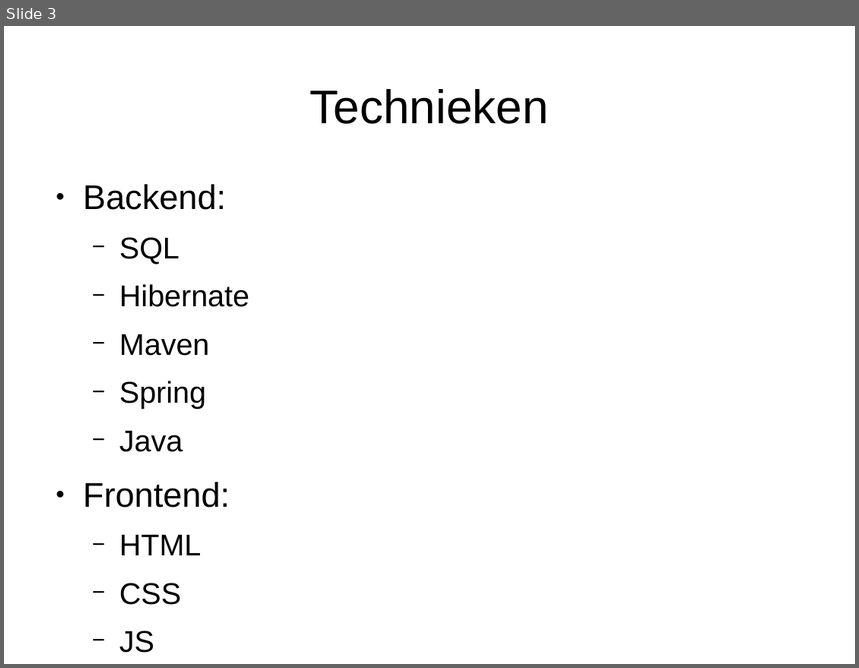
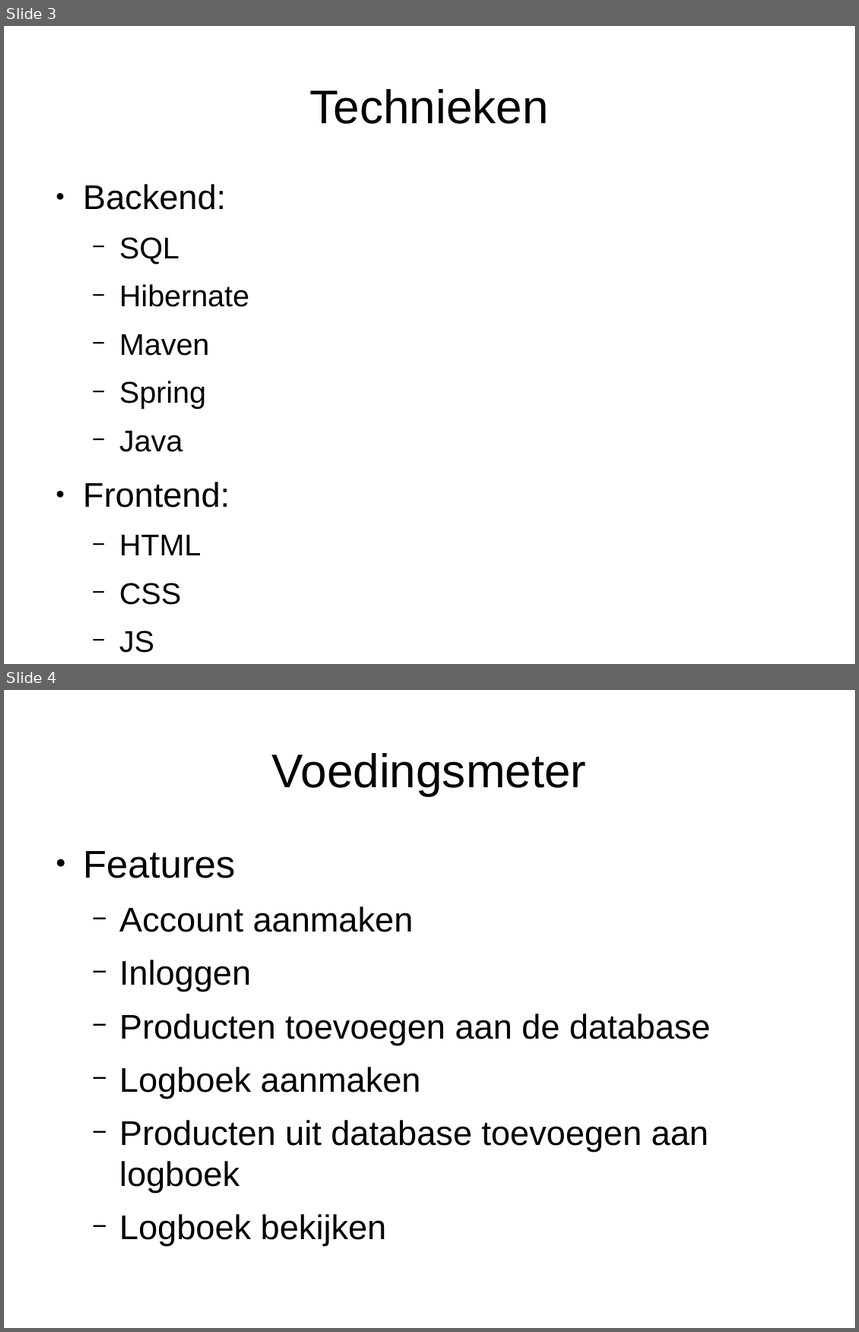
Before and after one commit to karenberntsen/Voedingsmeter2.0, a slide deck: src/main/resources/static/Presentatie.ods.odp. Shown one above the other, each under a label of ours: slide 3 before the commit, slides 3 and 4 after it. The pictures are 859x668 and 859x1332 pixels, drawn with LibreOffice and Linux fonts; fonts in the diff are those of the drawing. Boxes give left, top, right and bottom in pixels: in the first picture for what was removed or moved away, otherwise in the second. Text is boxed around its words. In the diff, an @@ line names an element or a change of style, - is before the commit and + after.

```diff
--- a/src/main/resources/static/Presentatie.ods.odp
+++ b/src/main/resources/static/Presentatie.ods.odp
@@ slide 4 added at (4,690,855,1328), background #FFFFFF @@
@@ title added at (272,753,587,796), 44 pt, text #000000 @@
+Voedingsmeter
@@ text added at (83,851,711,1246), 32 pt, text #000000 @@
+● Features
+  − Account aanmaken
+  − Inloggen
+  − Producten toevoegen aan de database
+  − Logboek aanmaken
+  − Producten uit database toevoegen aan logboek
+  − Logboek bekijken
```
Also in this commit, not shown: 1 slide changed.
